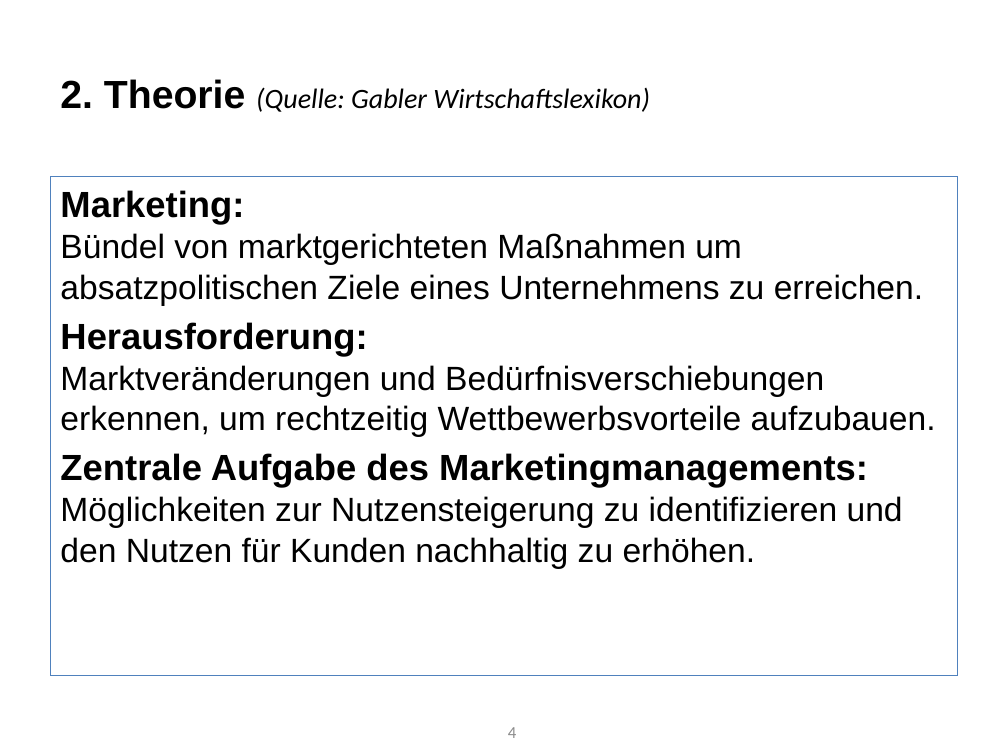
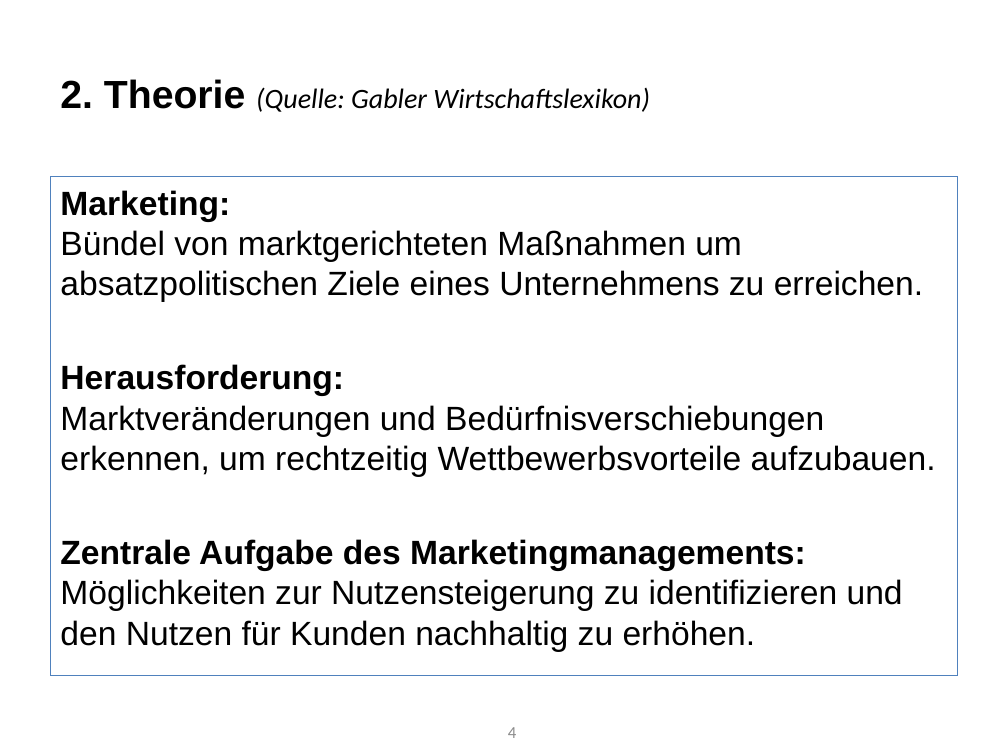
Before and after one commit to Roba1993/Happy-Hour, a slide deck: slide 4 of documents/marketing/Social Media Marketingkonzept/Marketingstrategie - Social Media (5.7).pptx. Drawn at 1008x756 pixels with LibreOffice and Linux fonts; fonts in the diff are those of the drawing. Boxes give left, top, right and bottom in pixels: in the first picture for what was removed or moved away, otherwise in the second. Text is boxed around its words. In the diff, an @@ line names an element or a change of style, - is before the commit and + after.

```diff
--- a/documents/marketing/Social Media Marketingkonzept/Marketingstrategie - Social Media (5.7).pptx
+++ b/documents/marketing/Social Media Marketingkonzept/Marketingstrategie - Social Media (5.7).pptx
@@ text "Marketing: Bündel von marktgerichteten Maßnahmen ..." at (50, 176, 958, 675): size 26 to 24 pt in "Marketing:", "Herausforderung:", "Zentrale Aufgabe des Marketingmanagements:" @@
```
Also in this commit, not shown: 6 other slides changed, 7 slides added, 13 slides removed.
